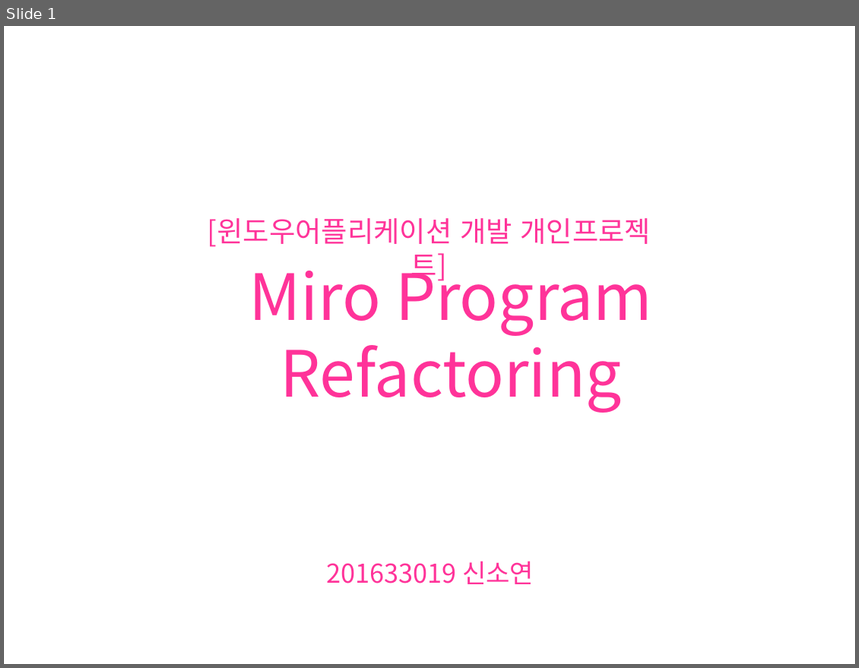
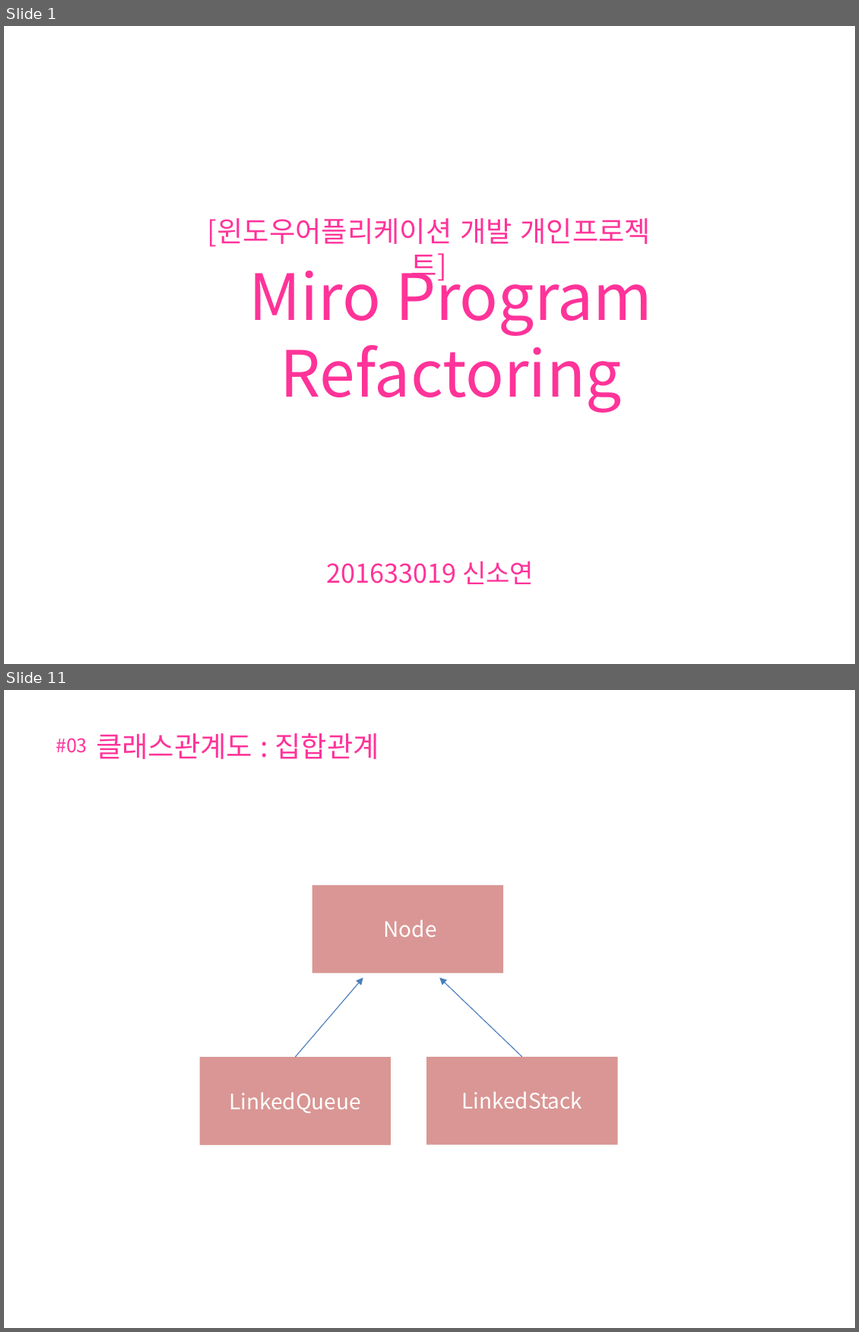
Before and after one commit to shinsoyeon16/MiroProgram_csRefactoring, a slide deck: 윈도우어플리케이션개발_개별발표2_MiroRefactoring_201633019신소연.pptx. Shown one above the other, each under a label of ours: slide 1 before the commit, slides 1 and 11 after it; the slides between them are not shown. The pictures are 859x668 and 859x1332 pixels, drawn with LibreOffice and Linux fonts; fonts in the diff are those of the drawing; background and template pictures are left out. Boxes give left, top, right and bottom in pixels: in the first picture for what was removed or moved away, otherwise in the second. Text is boxed around its words. In the diff, an @@ line names an element or a change of style, - is before the commit and + after.

```diff
--- a/윈도우어플리케이션개발_개별발표2_MiroRefactoring_201633019신소연.pptx
+++ b/윈도우어플리케이션개발_개별발표2_MiroRefactoring_201633019신소연.pptx
@@ slide 11 added at [4,690,855,1328], background picture (left out) @@
@@ text added at [96,733,379,759], 24 pt, text #FF3399 @@
+클래스관계도 : 집합관계
@@ text added at [56,738,87,753], 16 pt, text #FF3399 @@
+#03
@@ rectangle added at [312,885,503,973], fill #D99694, 18 pt, text #FFFFFF @@
+Node
@@ arrow added from (295, 1057) to (363, 978), #4B7EBC 0.75 pt @@
@@ arrow added from (522, 1057) to (439, 978), #4B7EBC 0.75 pt @@
@@ rectangle added at [200,1057,390,1144], fill #D99694, 18 pt, text #FFFFFF @@
+LinkedQueue
@@ rectangle added at [427,1057,618,1144], fill #D99694, 18 pt, text #FFFFFF @@
+LinkedStack
```
Also in this commit, not shown: 10 other slides added, 8 slides removed, 1 other file.
